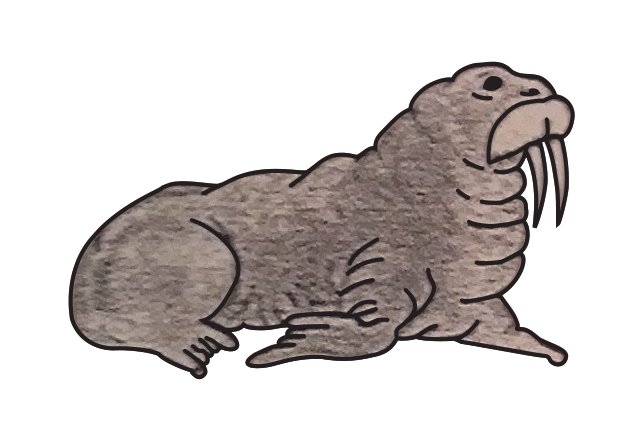
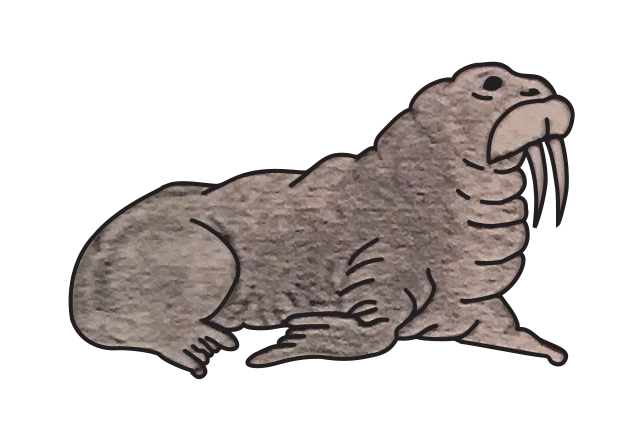
Before/after of a 637 x 447 layered artwork. What changed in the layer stack:
painted on "Layer 0" over [68, 61, 575, 380]
